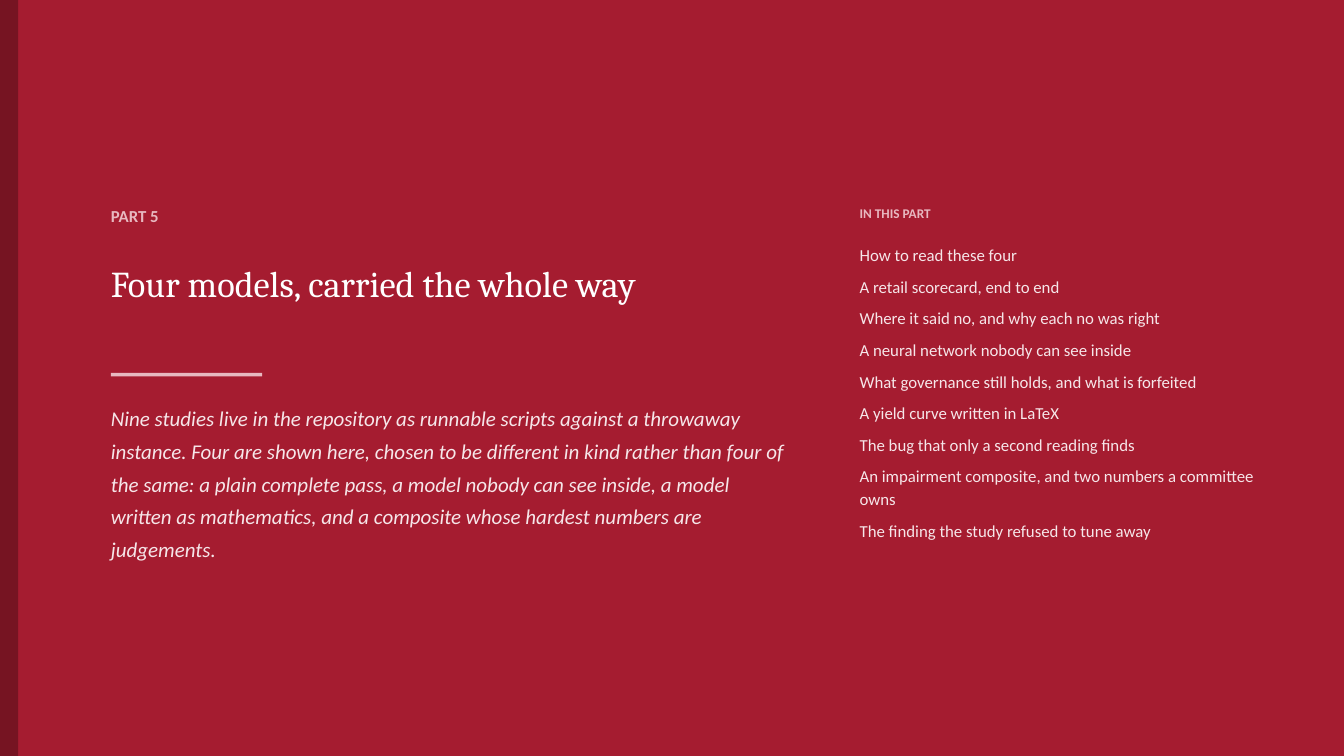
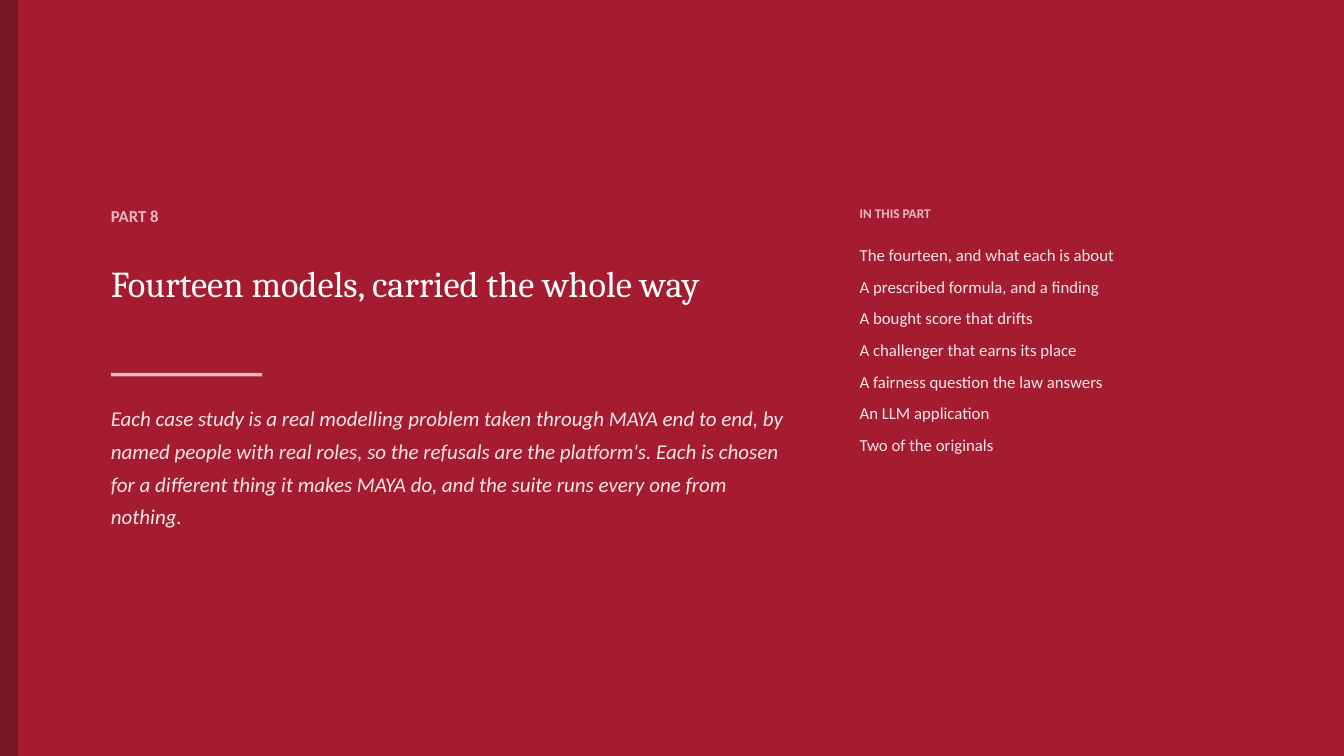
Before and after one commit to ajsinha/maya, a slide deck: slide 58 of docs/MAYA-Model-Management-Formalism-and-System-Design.pptx (slide 75 before the commit). Drawn at 1344x756 pixels with LibreOffice and Linux fonts; fonts in the diff are those of the drawing. Boxes give left, top, right and bottom in pixels: in the first picture for what was removed or moved away, otherwise in the second. Text is boxed around its words. In the diff, an @@ line names an element or a change of style, - is before the commit and + after.

Commit message:
The deck, rethought: 70 slides in nine parts, the 1.0.0 governance layer and fourteen case studies

```diff
--- a/docs/MAYA-Model-Management-Formalism-and-System-Design.pptx
+++ b/docs/MAYA-Model-Management-Formalism-and-System-Design.pptx
@@ text at (111,210,158,222): text changed @@
-PART 5
+PART 8
@@ text at (860,249,1114,454): text changed @@
-How to read these four
-A retail scorecard, end to end
-Where it said no, and why each no was right
-A neural network nobody can see inside
-What governance still holds, and what is forfeited
-A yield curve written in LaTeX
-The bug that only a second reading finds
-An impairment composite, and two numbers a committee owns
-The finding the study refused to tune away
+The fourteen, and what each is about
+A prescribed formula, and a finding
+A bought score that drifts
+A challenger that earns its place
+A fairness question the law answers
+An LLM application
+Two of the originals
@@ text at (111,271,699,305): text changed @@
-Four models, carried the whole way
+Fourteen models, carried the whole way
@@ text at (111,411,783,528): text changed @@
-Nine studies live in the repository as runnable scripts against a throwaway instance. Four are shown here, chosen to be different in kind rather than four of the same: a plain complete pass, a model nobody can see inside, a model written as mathematics, and a composite whose hardest numbers are judgements.
+Each case study is a real modelling problem taken through MAYA end to end, by named people with real roles, so the refusals are the platform's. Each is chosen for a different thing it makes MAYA do, and the suite runs every one from nothing.
```
Also in this commit, not shown: 42 other slides changed, 27 slides added, 47 slides removed, 12 other files.
